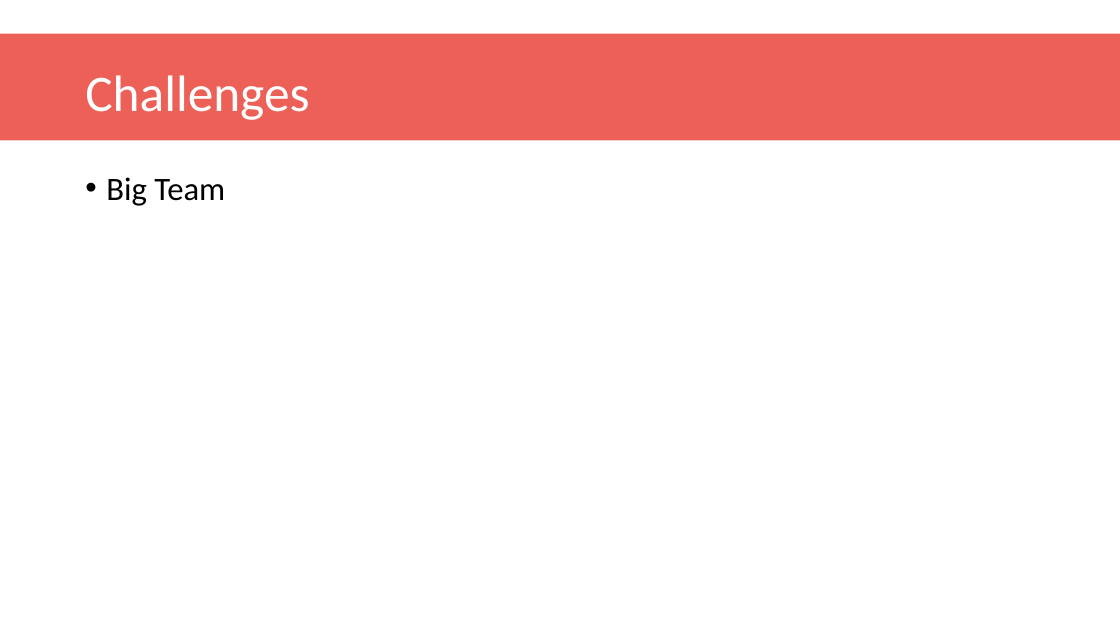
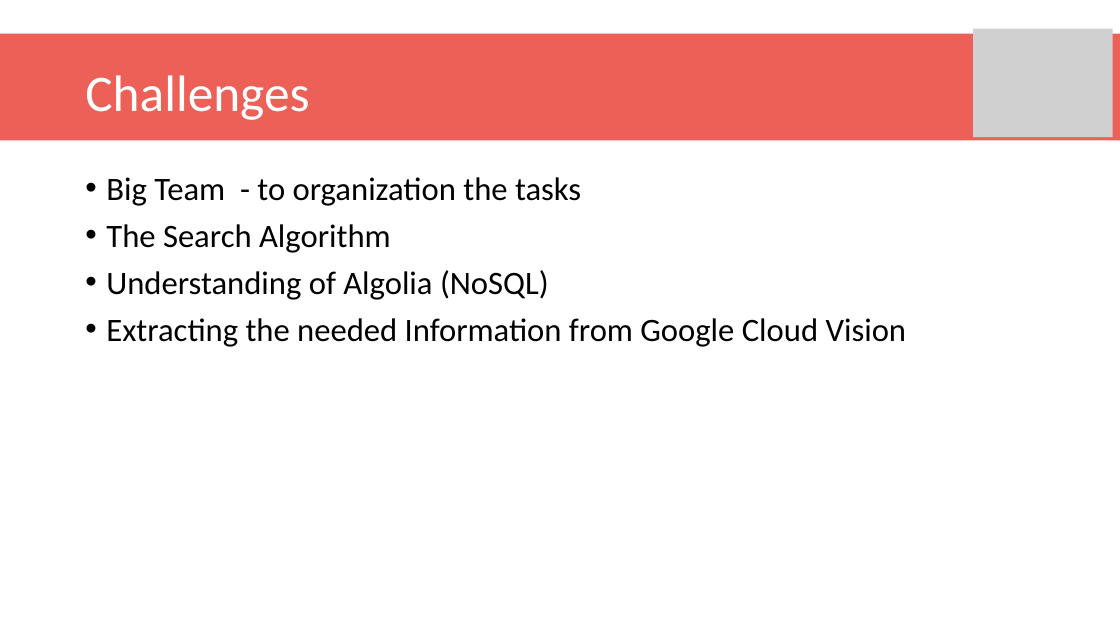
Before and after one commit to dzehnder/hackrecipe, a slide deck: slide 5 of documentation/Presentation Bon App.pptx. Drawn at 1120x630 pixels with LibreOffice and Linux fonts; fonts in the diff are those of the drawing; grey boxes stand for pictures; background and template pictures are left out. Boxes give left, top, right and bottom in pixels: in the first picture for what was removed or moved away, otherwise in the second. Text is boxed around its words. In the diff, an @@ line names an element or a change of style, - is before the commit and + after.

```diff
--- a/documentation/Presentation Bon App.pptx
+++ b/documentation/Presentation Bon App.pptx
@@ picture added at box(974, 29, 1113, 137) @@
@@ text at box(106, 177, 907, 347): text changed @@
-• Big Team
+• Big Team - to organization the tasks
+• The Search Algorithm
+• Understanding of Algolia (NoSQL)
+• Extracting the needed Information from Google Cloud Vision
```
Also in this commit, not shown: 5 other slides changed, 2 slides added.
